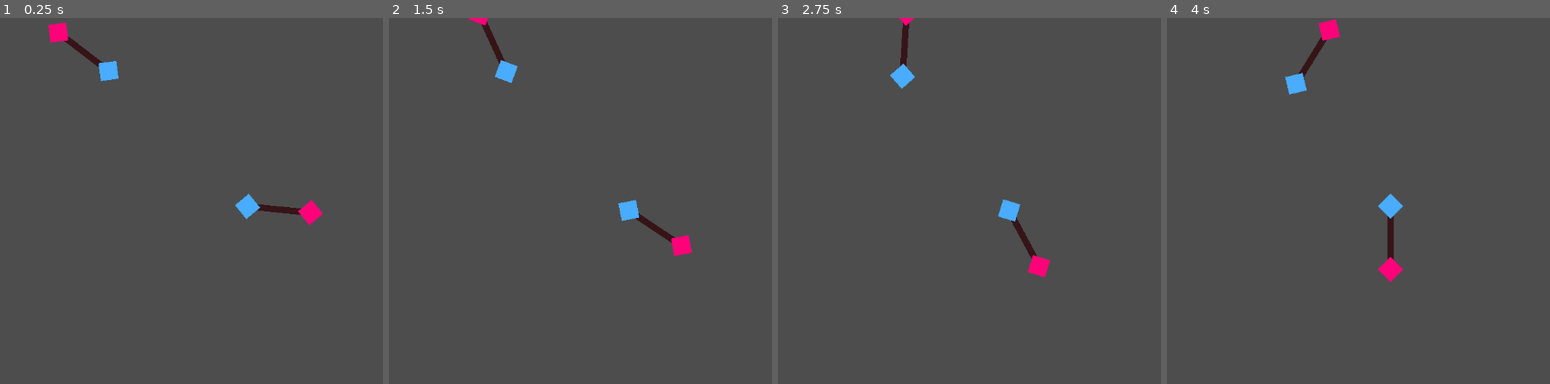
Above: before the commit, frames 1-4 (left to right).
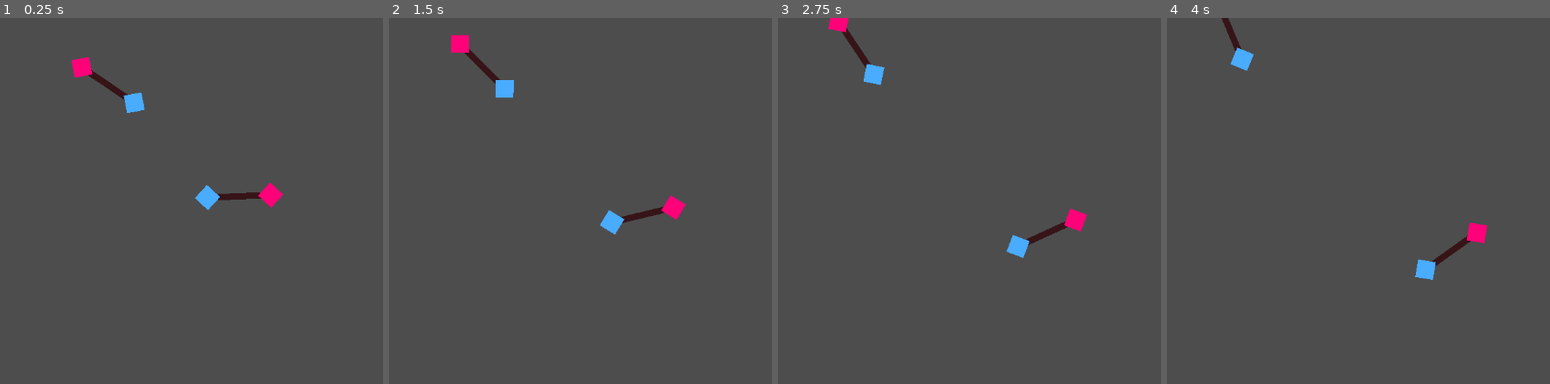
Above: after the commit, the same moments.

Repository: Voklen/Covalent-Molecule-Simulation
Game: Godot game, scene res://scenes/main.tscn
The game is run twice, just before and just after one commit, with the same random seed, the same clock (stepped at 60 frames per second) and the same inputs.
Inputs:
- Up to frame 1 (0.25 s): no input
- Up to frame 2 (1.5 s): no input
- Up to frame 3 (2.75 s): no input
- Up to frame 4 (4 s): no input

The runs differ from the first frame. In frame 1, 2.6% of the frame differs, in the area x 12-85%, y 1-57%; in frame 2, 2.4%; in frame 3, 2.4%; in frame 4, 2.4%.

Commit message:
Forces working

Diff:
--- a/scenes/molecule.tscn
+++ b/scenes/molecule.tscn
@@ -6,16 +6,16 @@
 script = ExtResource("1_136pt")
 
 [node name="Bond" type="Polygon2D" parent="."]
-position = Vector2(100, 75)
+position = Vector2(-250, -25)
 color = Color(0.211765, 0.0784314, 0.0980392, 1)
 polygon = PackedVector2Array(0, 0, 500, 0, 500, 50, 0, 50)
 
 [node name="Negative" type="Polygon2D" parent="."]
-position = Vector2(100, 100)
+position = Vector2(-250, 0)
 color = Color(0.290196, 0.678431, 1, 1)
 polygon = PackedVector2Array(0, -100, -100, 0, 0, 100, 100, 0)
 
 [node name="Positive" type="Polygon2D" parent="."]
-position = Vector2(600, 100)
+position = Vector2(250, 0)
 color = Color(1, 0.00784314, 0.478431, 1)
 polygon = PackedVector2Array(0, -100, -100, 0, 0, 100, 100, 0)
--- a/src/molecule.gd
+++ b/src/molecule.gd
@@ -1,6 +1,6 @@
 extends Node2D
 
-var speed = 0.5
+var speed = 50
 
 func _ready():
 	pass
@@ -13,7 +13,7 @@
 
 # Called every frame. 'delta' is the elapsed time since the previous frame.
 func _process(delta):
-	var force_on_negative = Vector2()
+	var global_force_on_negative = Vector2()
 	var force_on_positive = Vector2()
 	var other_nodes = get_parent().get_children()
 	for node in other_nodes:
@@ -21,17 +21,19 @@
 #			Negative repulsion
 			var neg_neg_displacement = get_negative() - node.get_negative()
 			var neg_neg_force = displacement_to_force(neg_neg_displacement)
-			force_on_negative += neg_neg_force
+			global_force_on_negative += neg_neg_force
 #			Negative attraction
-			var neg_pos_displacement = get_negative() - node.get_positive()
-			var neg_pos_force = displacement_to_force(neg_pos_displacement)
-			force_on_negative -= neg_pos_force
-	force_on_negative = force_on_negative * delta * speed
-	var combined = get_node("Negative").position + force_on_negative
-	rotation += combined.angle() * delta * speed
-	var new_position = get_negative().move_toward(to_global(combined), 0.5)
-	position = self.position.move_toward(new_position, delta * speed)
-	print(position)
+#			var neg_pos_displacement = get_negative() - node.get_positive()
+#			var neg_pos_force = displacement_to_force(neg_pos_displacement)
+#			force_on_negative -= neg_pos_force
+	global_force_on_negative *= delta * speed
+	var local_combined_position = get_node("Negative").position + global_force_on_negative
+	print(local_combined_position)
+	var new_rotation = get_node("Negative").position.angle_to(local_combined_position)
+	rotate(new_rotation)
+	Vector2().angle()
+	position += get_node("Negative").position.move_toward(local_combined_position, 0.5) - get_node("Negative").position
+#	position = self.position.move_toward(new_position, delta * speed)
 
 
 func displacement_to_force(displacement: Vector2):
